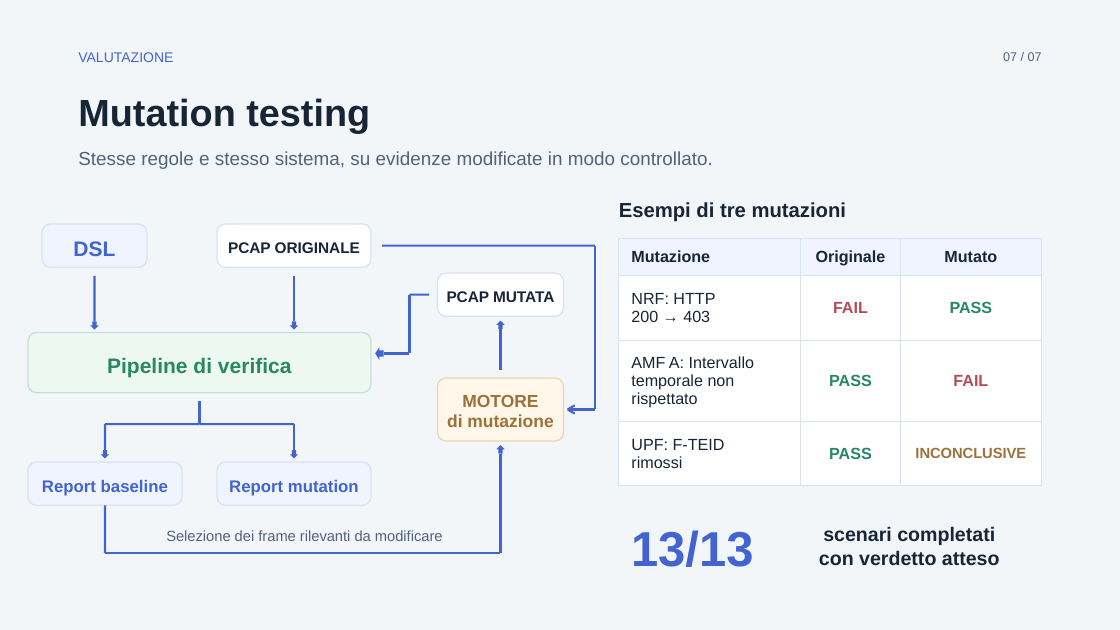
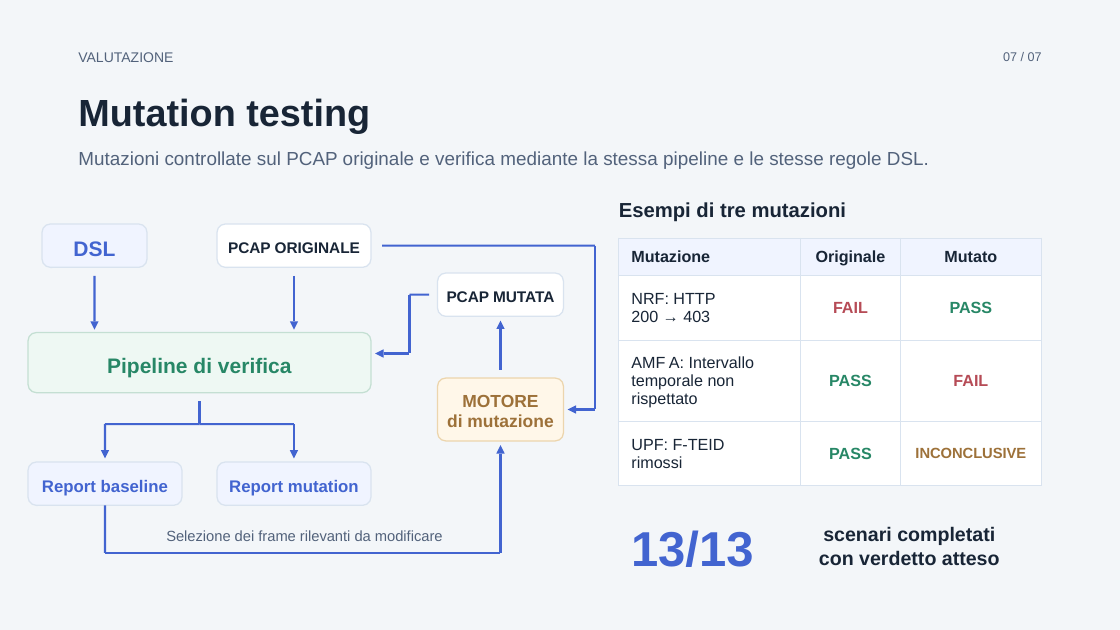
Before and after one commit to desila23/5g-security-assurance-thesis, a slide deck: slide 7 of 5g-thesis-presentation-5min/tesi-5min-statico.pptx. Drawn at 1120x630 pixels with LibreOffice and Linux fonts; fonts in the diff are those of the drawing. Boxes give left, top, right and bottom in pixels: in the first picture for what was removed or moved away, otherwise in the second. Text is boxed around its words. In the diff, an @@ line names an element or a change of style, - is before the commit and + after.

```diff
--- a/5g-thesis-presentation-5min/tesi-5min-statico.pptx
+++ b/5g-thesis-presentation-5min/tesi-5min-statico.pptx
@@ text "VALUTAZIONE" at (78, 52, 173, 62): text colour #4264D0 to #52627B @@
@@ text at (78, 151, 929, 169): text changed @@
-Stesse regole e stesso sistema, su evidenze modificate in modo controllato.
+Mutazioni controllate sul PCAP originale e verifica mediante la stessa pipeline e le stesse regole DSL.
@@ triangle at (497, 320, 505, 329): up arrow to triangle @@
@@ left arrow removed at (375, 347, 383, 360) @@
@@ triangle added at (375, 349, 383, 357), fill #4264D0 @@
@@ line removed from (574, 405) to (568, 409) @@
@@ line removed from (568, 409) to (574, 414) @@
@@ triangle added at (568, 405, 576, 413), fill #4264D0 @@
@@ line moved from (568, 409) - (595, 409) to (576, 409) - (595, 409) @@
@@ triangle at (497, 445, 505, 453): up arrow to triangle @@
@@ down arrow to triangle; rotation 0 to 180 degrees in 4 elements at (90, 321, 98, 329), (290, 321, 298, 329), (101, 450, 109, 458), (290, 450, 298, 458) @@
```
Also in this commit, not shown: 5 other slides changed, 4 other files.
